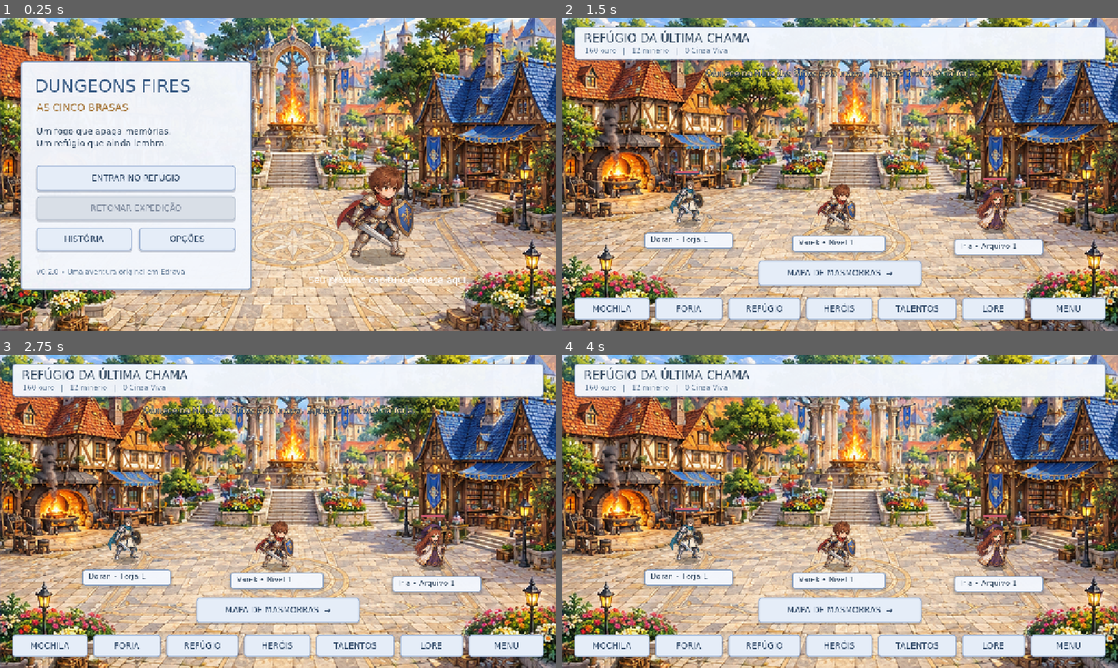
Above: before the commit, frames 1-4 (two rows, left to right).
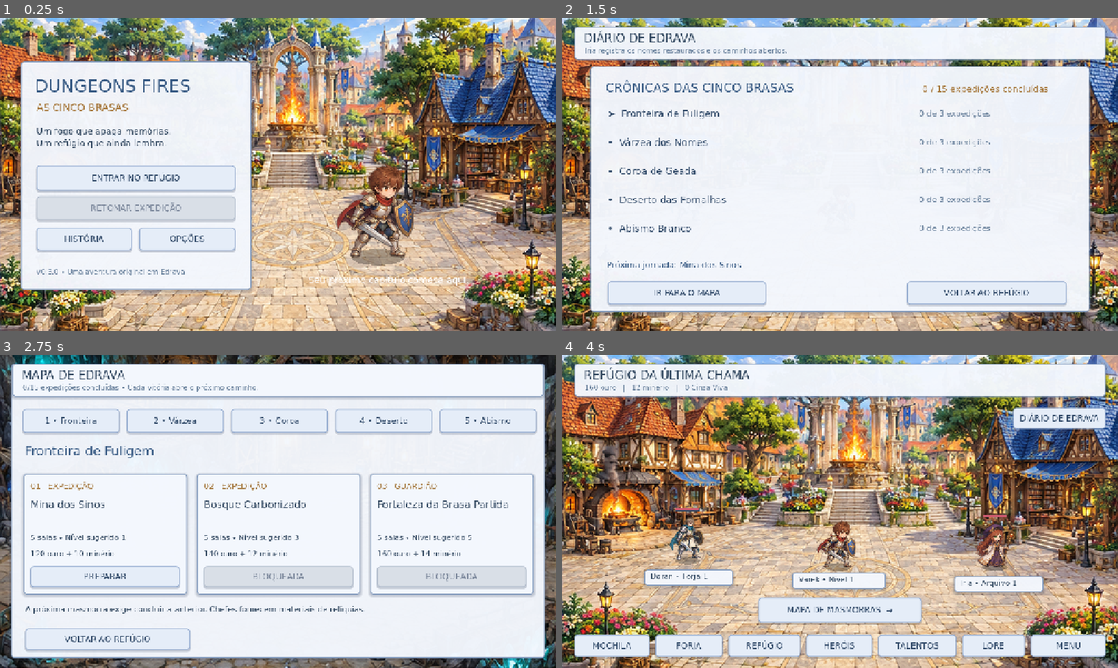
Above: after the commit, the same moments.

Repository: sergiomrge-tech/Dungeons-fire
Game: Godot game, scene res://scenes/main.tscn
Same seed, same stepped clock (60 frames per second), same inputs: the game is played once before the commit and once after it. Sound files missing from this copy of the repository are replaced by a short silence.
Inputs (mouse positions are in pixels of both pictures, inside the frame that each line leads up to):
- Up to frame 1 (0.25 s): no input
- Up to frame 2 (1.5 s): click "ENTRAR NO REFÚGIO" at 0.5 s; click (1056, 80) at 1.25 s, where only the run after the commit has a clickable "DIÁRIO DE EDRAVA"
- Up to frame 3 (2.75 s): click (122, 630) at 2 s, where only the run after the commit has a clickable "IR PARA O MAPA"
- Up to frame 4 (4 s): click (762, 646) at 2.75 s, where only the run before the commit has a clickable "REFÚGIO"; click "VOLTAR / X" (after the commit: "VOLTAR AO REFÚGIO") at 3.5 s

The runs differ from the first frame. In frame 1, less than 0.1% of the frame differs, in the area x 8-10%, y 80-82%; in frame 2, 68%; in frame 3, 83%, in the area x 0-100%, y 0-100%; in frame 4, 1.2%.

Commit message:
feat: Dungeons Fires v0.3.0 living hub and responsive combat art
* feat: add campaign journal and living-hub NPC progression

* feat: restore hub ambience with campaign and workshop milestones

* feat: animated dash afterimages, running dust and timed slash trails

* test: gate living hub journal, unlocks and transitions

* chore: version v0.3 and extend QA/release documentation

* chore: version v0.3 and extend QA/release documentation

* chore: version v0.3 and extend QA/release documentation

* chore: version v0.3 and extend QA/release documentation

* chore: version v0.3 and extend QA/release documentation

Diff:
--- a/project.godot
+++ b/project.godot
@@ -2,7 +2,7 @@
 
 [application]
 config/name="Dungeons Fires: As Cinco Brasas"
-config/version="0.2.0"
+config/version="0.3.0"
 run/main_scene="res://scenes/main.tscn"
 config/features=PackedStringArray("4.6", "GL Compatibility")
 config/icon="res://assets/icon.png"
--- a/scripts/actor.gd
+++ b/scripts/actor.gd
@@ -177,6 +177,10 @@
 	draw_set_transform(Vector2.ZERO,0,Vector2(1,.30))
 	draw_circle(Vector2.ZERO,23*size_scale,Color(0,0,0,.30*fade))
 	draw_set_transform(Vector2.ZERO)
+	if state=="run" and int(anim_clock*12.0)%4 < 2:
+		var dust: Color = Color(.85,.81,.72,.22)
+		draw_circle(Vector2(-facing*18,-3),5.0*size_scale,dust)
+		draw_circle(Vector2(-facing*30,-6),3.0*size_scale,Color(.91,.85,.73,.13))
 	if state=="windup":
 		var warn = Color(1,.36,.17,.45+sin(anim_clock*14)*.15)
 		draw_arc(Vector2.ZERO,60 if boss else 43,0,TAU,32,warn,4)
@@ -192,7 +196,15 @@
 	if state == "hurt": lean = -.12
 	if state == "death": lean = (1.0 - fade) * PI / 2
 	draw_set_transform(Vector2(0, bob), lean * facing, Vector2(facing, 1))
+	if state=="dodge":
+		for ghost_index in range(3,0,-1):
+			var ghost_color: Color = Color(.79,.90,1.0,(4-ghost_index)*.085*fade)
+			draw_texture_rect_region(atlas,Rect2(-48*size_scale-ghost_index*direction.x*18,-90*size_scale-ghost_index*direction.y*10,96*size_scale,96*size_scale),Rect2(2*192,0,192,192),ghost_color)
 	draw_texture_rect_region(atlas, Rect2(-48*size_scale,-90*size_scale,96*size_scale,96*size_scale), Rect2(frame*192,0,192,192), tint)
+	if state=="attack" and timer<duration*.58 and timer>duration*.20:
+		var slash_color: Color = Color(.99,.87,.56,.33 if is_player else .24)
+		draw_arc(Vector2(24,-62*size_scale),39*size_scale,-1.42,1.05,24,slash_color,3.5)
+		if is_player:draw_arc(Vector2(24,-62*size_scale),45*size_scale,-1.23,.93,24,Color(.98,.97,.76,.23),1.8)
 	draw_set_transform(Vector2.ZERO)
 	if not is_player and hp>0:
 		var w = 85 if boss else 54
--- a/scripts/game.gd
+++ b/scripts/game.gd
@@ -139,7 +139,7 @@
 	button("RETOMAR EXPEDIÇÃO",Vector2(84,410),Vector2(458,55),resume_run,progress.d.run.is_empty())
 	button("HISTÓRIA",Vector2(84,482),Vector2(220,53),func():show_lore(false))
 	button("OPÇÕES",Vector2(320,482),Vector2(222,53),func():previous_screen="menu";show_settings())
-	label("v0.2.0 • Uma aventura original em Edrava",Vector2(84,575),Vector2(450,28),16,Color("617a96"))
+	label("v0.3.0 • Uma aventura original em Edrava",Vector2(84,575),Vector2(450,28),16,Color("617a96"))
 	var hero=spawn_actor(progress.d.hero,Vector2(870,550),true,180,28);hero.size_scale=2.7
 	label("Seu próximo capítulo começa aqui.",Vector2(710,590),Vector2(500,35),21,Color("ffffff"))
 
@@ -164,10 +164,13 @@
 	spawn_actor(progress.d.hero,Vector2(635,488),true,progress.hero_stats().hp,progress.hero_stats().attack)
 	spawn_actor("knight",Vector2(289,473),false,100,0)
 	spawn_actor("maela",Vector2(997,488),false,100,0)
+	if progress.d.cleared.size() >= 3:
+		spawn_actor("neris",Vector2(1138,493),false,100,0)
 	panel(Vector2(190,493),Vector2(204,38));label("Doran • Forja %d"%progress.d.hub.forge,Vector2(204,499),Vector2(190,28),17)
 	panel(Vector2(903,508),Vector2(205,38));label("Iria • Arquivo %d"%progress.d.hub.archive,Vector2(917,514),Vector2(190,28),17)
 	panel(Vector2(530,500),Vector2(215,38));label("%s • Nível %d"%[progress.d.hero.capitalize(),progress.hero_stats().level],Vector2(545,506),Vector2(190,28),17)
 	button("MAPA DE MASMORRAS  →",Vector2(452,558),Vector2(376,58),func():show_map(progress.stage()))
+	button("DIÁRIO DE EDRAVA",Vector2(1038,121),Vector2(211,49),show_journal)
 	button("MOCHILA",Vector2(28,643),Vector2(174,52),func():previous_screen="hub";show_inventory())
 	button("FORJA",Vector2(215,643),Vector2(155,52),show_forge)
 	button("REFÚGIO",Vector2(383,643),Vector2(166,52),show_buildings)
@@ -180,9 +183,32 @@
 		progress.d.tutorial=true;progress.save()
 		toast("Comece na Mina dos Sinos pelo mapa. Equipe e melhore na forja.",7)
 
+func show_journal() -> void:
+	clear_ui();screen="journal";world.change_theme(5)
+	panel(Vector2(65,111),Vector2(1150,565))
+	title("DIÁRIO DE EDRAVA","Iria registra os nomes restaurados e os caminhos abertos.")
+	var completed: int = progress.d.cleared.size()
+	var next_index: int = progress.unlocked()
+	label("CRÔNICAS DAS CINCO BRASAS",Vector2(100,144),Vector2(800,42),28,Color("355882"))
+	label("%d / 15 expedições concluídas"%completed,Vector2(830,151),Vector2(330,34),20,Color("a47436"))
+	for chapter in range(5):
+		var total: int = 0
+		for idx in range(chapter*3,chapter*3+3):
+			if progress.d.cleared.has(idx): total += 1
+		var y: float = 207.0 + chapter*66.0
+		var is_next: bool = (next_index / 3) == chapter and not progress.d.cleared.has(14)
+		var region_title: String = str(db.regions[chapter])
+		var status: String = "BRASA RECUPERADA" if total==3 else ("%d de 3 expedições" % total)
+		label(("✦  " if total==3 else ("➤  " if is_next else "•  "))+region_title,Vector2(105,y),Vector2(670,31),22,Color("a47436") if total==3 else Color("304968"))
+		label(status,Vector2(822,y+2),Vector2(330,29),18,Color("547f5e") if total==3 else Color("617a96"))
+	var destination: String = "Os cinco guardiões libertados. O Refúgio floresce." if progress.d.cleared.has(14) else ("Próxima jornada: "+str(db.dungeons[next_index].name))
+	label(destination,Vector2(103,557),Vector2(1050,38),19,Color("355882"))
+	button("IR PARA O MAPA",Vector2(105,606),Vector2(365,53),func():show_map(progress.stage()))
+	button("VOLTAR AO REFÚGIO",Vector2(794,606),Vector2(368,53),show_hub)
+
 func show_map(region: int = 0) -> void:
 	clear_ui();screen="map";current_map_region=clampi(region,0,4);world.change_theme(current_map_region)
-	panel(Vector2(25,20),Vector2(1230,677));title("MAPA DE EDRAVA","Escolha uma região e uma expedição. Cada vitória abre o próximo caminho.")
+	panel(Vector2(25,20),Vector2(1230,677));title("MAPA DE EDRAVA","%d/15 expedições concluídas • Cada vitória abre o próximo caminho."%progress.d.cleared.size())
 	for r in range(5):
 		button("%d • %s" %[r+1,db.regions[r].split(" ")[0]],Vector2(52+r*240,124),Vector2(223,55),func():show_map(r),false)
 	label(db.regions[current_map_region],Vector2(57,204),Vector2(1100,40),29,Color("355882"))
--- a/scripts/world.gd
+++ b/scripts/world.gd
@@ -59,6 +59,8 @@
 		var y = fmod(i*31.0+clock*(12 if theme_index==2 else -9)+720,570)
 		var color: Color = colors[theme_index]; color.a = .22 + .2 * sin(clock+i)
 		draw_circle(Vector2(x,y),1.7 if theme_index==2 else 1.2,color)
+	if theme_index == 5 and game != null and game.progress != null and game.screen in ["menu","hub","journal"]:
+		draw_hub_recovery()
 	if theme_index == 1:
 		for i in range(8):
 			var p = Vector2(270+i*93, 272+sin(i*2.4)*43)
@@ -66,6 +68,38 @@
 	if game.screen == "combat":
 		for i in range(12):
 			draw_rect(Rect2(0,600+i*10,1280,10),Color(.12,.18,.28,i*.011))
+# Decorative restoration grows from actual campaign and workshop progression.
+# These ambient cues never alter collisions or consume gameplay resources.
+func draw_hub_recovery() -> void:
+	var victories: int = game.progress.d.cleared.size()
+	var restored: int = 0
+	for key in ["forge","sanctuary","botica","archive","barracks"]:
+		restored += maxi(0,int(game.progress.d.hub[key])-1)
+	var lights: Array[Vector2] = [Vector2(286,343),Vector2(621,313),Vector2(934,349),Vector2(1113,338)]
+	var count: int = mini(lights.size(),1 + victories/3 + restored/2)
+	for i in range(count):
+		var pos: Vector2 = lights[i]
+		var pulse: float = .5 + .5 * sin(clock*2.1+i*1.6)
+		draw_circle(pos,17.0+pulse*7.0,Color(1,.72,.33,.055+pulse*.045))
+		draw_circle(pos,4.0+pulse*.9,Color(1,.81,.50,.38+pulse*.34))
+		for spark in range(3):
+			var direction: float = float(spark)*TAU/3.0+float(i)
+			var drift: Vector2 = Vector2(cos(direction),sin(direction))* (11.0+spark*3.0)
+			draw_circle(pos+drift,1.0,Color(1,.84,.59,.16+pulse*.15))
+	if victories >= 3:
+		var banners: int = mini(8,3+victories/3+restored)
+		for i in range(banners):
+			var anchor: Vector2 = Vector2(445+i*44,234+sin(i*.5)*10)
+			var fabric: Color = Color("c85f5c") if i%2==0 else Color("e7c77d")
+			fabric.a = .83
+			draw_colored_polygon(PackedVector2Array([anchor,anchor+Vector2(12,1),anchor+Vector2(6,19+sin(clock*1.6+i)*2)]),fabric)
+	if restored >= 2:
+		for i in range(mini(10,restored*2+victories/3)):
+			var pos: Vector2 = Vector2(178+i*94,533+sin(float(i)*3.2)*18)
+			var flutter: float = sin(clock*2.5+i)*3.0
+			draw_line(pos,pos+Vector2(flutter,-8),Color("668d65"),2.0)
+			draw_circle(pos+Vector2(flutter,-9),2.7,Color("efb2cb") if i%2==0 else Color("ffe19b"))
+
 func draw_effects() -> void:
 	for e in effects:
 		var alpha = e.time/e.duration
--- a/tests/capture_visuals.gd
+++ b/tests/capture_visuals.gd
@@ -38,5 +38,10 @@
 	game.progress.d.run={};game.progress.d.cleared=[0,1,2,3,4,5]
 	game.progress.switch_hero("neris");game.start_dungeon(6)
 	game.player.request_attack();await capture("07_ranger")
+	game.progress.d.cleared=[0,1,2,3,4,5]
+	game.progress.d.hub.forge=2
+	game.progress.d.hub.sanctuary=2
+	game.show_hub();await capture("08_hub_recovered")
+	game.show_journal();await capture("09_journal")
 	game.queue_free();await process_frame
 	quit()
--- /dev/null
+++ b/tests/test_living_hub_v03.gd
@@ -0,0 +1,38 @@
+extends SceneTree
+
+# Integration gate: journal, campaign recovery, physical states and hub NPCs.
+func _initialize() -> void:
+	call_deferred("run")
+
+func run() -> void:
+	var scene = load("res://scenes/main.tscn").instantiate()
+	root.add_child(scene)
+	await process_frame
+	scene.set_physics_process(false)
+	scene.progress = DFProgress.new(DFContent.new(),"user://qa_v03_save.json")
+	scene.progress.d.tutorial = true
+	scene.show_hub()
+	assert(scene.screen=="hub","Hub should be available")
+	assert(scene.actors.get_children().filter(func(a):return a.kind=="neris").is_empty(),"Neris has not arrived")
+	scene.show_journal()
+	assert(scene.screen=="journal","Journal screen opens")
+	assert(scene.ui.get_children().size()>8,"Journal has chapter entries")
+	scene.progress.d.cleared = [0,1,2]
+	scene.progress.d.hub.forge = 2
+	scene.show_hub()
+	assert(scene.actors.get_children().any(func(a):return a.kind=="neris"),"Neris appears after chapter milestone")
+	scene.show_journal()
+	assert(scene.current_map_region>=0,"Journal retains valid map data")
+	scene.show_map(1)
+	assert(scene.screen=="map","Journal leads back to the map")
+	scene.start_dungeon(0)
+	scene.player.request_dodge()
+	assert(scene.player.state=="dodge","Dash state active")
+	scene.player.queue_redraw()
+	scene.world.queue_redraw()
+	scene.show_hub()
+	assert(not scene.controls.active,"Touch combat controls hidden in hub")
+	scene.queue_free()
+	await process_frame
+	print("LIVING_HUB_V03: journal, three milestones, NPC, transitions and dodge passed")
+	quit()
Not shown, changed: export_presets.cfg
Not shown, changed: .github/workflows/validate.yml
Not shown, changed: README.md
